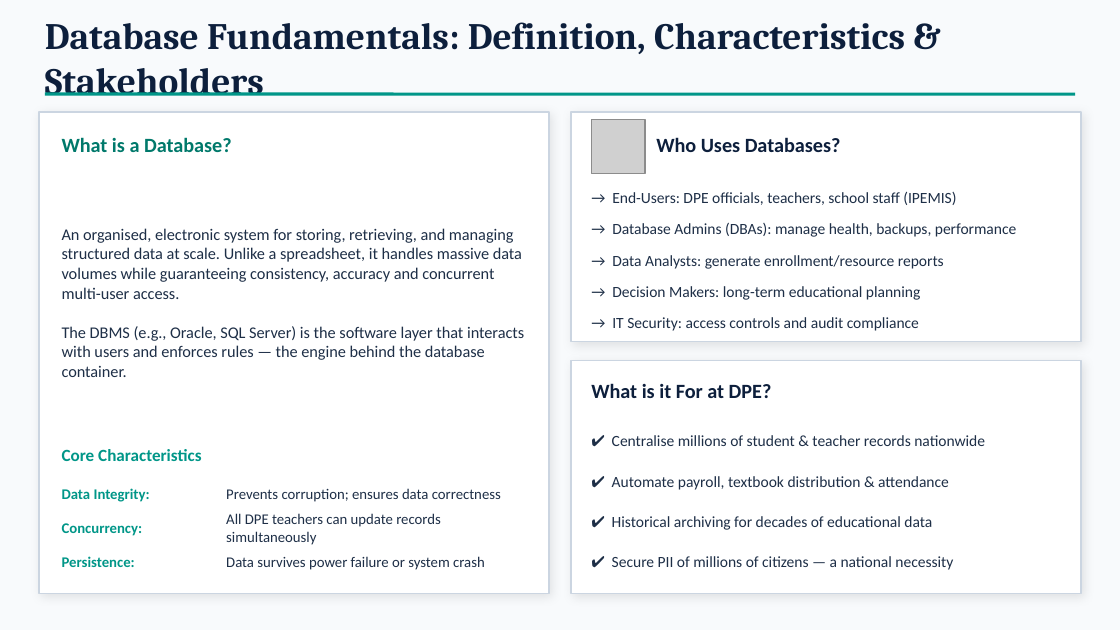
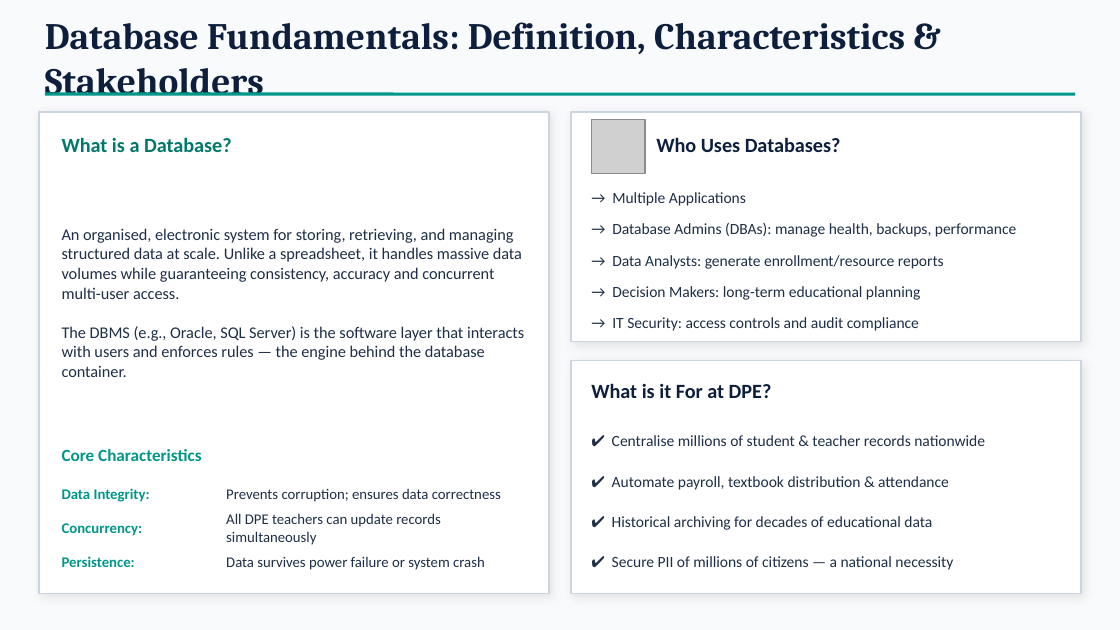
Before and after one commit to ImranNoorEmon/Imperva_DAM_Deployment_Procedure, a slide deck: slide 4 of presentations/Imperva_DAM.pptx. Drawn at 1120x630 pixels with LibreOffice and Linux fonts; fonts in the diff are those of the drawing; grey boxes stand for pictures. Boxes give left, top, right and bottom in pixels: in the first picture for what was removed or moved away, otherwise in the second. Text is boxed around its words. In the diff, an @@ line names an element or a change of style, - is before the commit and + after.

```diff
--- a/presentations/Imperva_DAM.pptx
+++ b/presentations/Imperva_DAM.pptx
@@ text at bbox=[612, 192, 746, 206]: text changed @@
-→ End-Users: DPE officials, teachers, school staff (IPEMIS)
+→ Multiple Applications
```
Also in this commit, not shown: 1 other slide changed, 1 slide added, 11 slides removed.
